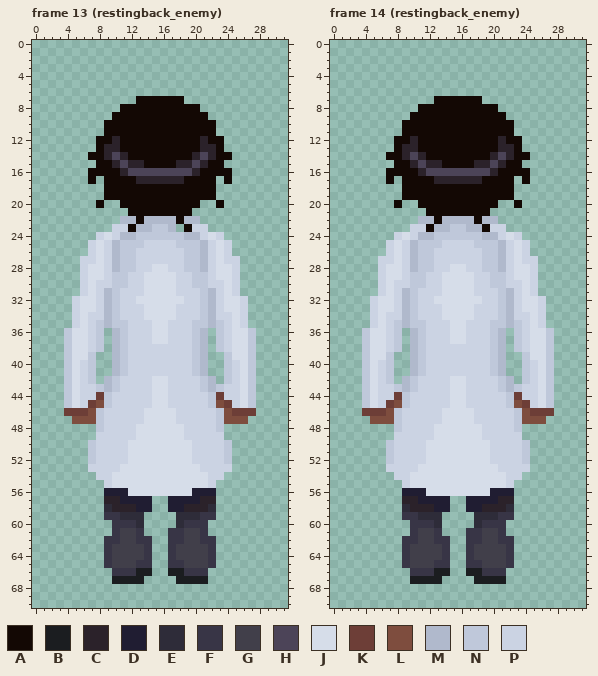
A pixel-art file gets an edit: Assets/Art/Sprites/Enemies/Enemy_Researcher_sprite.aseprite. The picture above is the old version.
32x71 pixels, 32 frames. Colours within 5 levels of each other are drawn and written as one. Shown: frame 13 (restingback_enemy), frame 14 (restingback_enemy). The commit also changed other frames, which this record leaves out.
Visible layers, top first: "frontarm", "frontleg", "Headnsholders", "backleg", "backarm".
Palette (. is transparent): A #130804  B #1b1d20  C #2b222a  D #201d32  E #2e2c39  F #383546  G #413f4a  H #4c4458  J #d6dde9  K #6d3e37  L #7e4d3e  M #b0b9cc  N #bfc8da  P #cbd3e3
Pixels before, frame 13 (restingback_enemy), first column x 4:
 7 .........AAAAAA.........
 8 .......AAAAAAAAAA.......
 9 ......AAAAAAAAAAAA......
10 .....AAAAAAAAAAAAAA.....
11 .....AAAAAAAAAAAAAA.....
12 ....AACAAAAAAAAAACAA....
13 ....ACCAAAAAAAAAACCA....
14 ...AACHCAAAAAAAACHCAA...
15 ....AACHCCAAAACCHCAA....
16 ...AAAACHHHHHHHHCAAAA...
17 ...A.AAAACCCCCCAAAA.A...
18 .....AAAAAAAAAAAAAA.....
19 .....AAAAAAAAAAAAAA.....
20 ....A..AAAAAAAAAA..A....
21 ........AAAAAAAA........
22 .......MMAMMMMAMM.......
23 ......PPAMMNNM.APP......
24 ....PJPMMNNNNNNMMPJP....
25 ...PJPMNNNPPPPNNNMPJP...
26 ...PJPMNNPPPPPPNNMPJP...
27 ..PPJPMNNPPPPPPNNMPJPP..
28 ..PJJPMNNPPJJPPNNMPJJP..
29 ..PJJPNNPPJJJJPPNNPJJP..
30 ..PJPPNNPPJJJJPPNNPPJP..
31 ..PJPMNPPPJJJJPPPNMPJP..
32 .PJJPMNPPJJJJJJPPNMPJJP.
33 .PJJPMNPPPJJJJPPPNMPJJP.
34 .PJPPMNPPPJJJJPPPNMPPJP.
35 .PJPNMNNPPPJJPPPNNMNPJP.
36 NJJPN.MNPPPJJPPPNM.NPJJN
37 NJJPN.MNPPPJJPPPNM.NPJJN
38 NJJPN.MNPPPPPPPPNM.NPJJN
39 NJJN..MNPPPPPPPPNM..NJJN
40 NJPN..MNPPPPPPPPNM..NPJN
41 NJPN..MNPPPPPPPPNM..NPJN
42 NJPN.MNPPPPJJPPPPNM.NPJN
43 NJPPNMNPPPPJJPPPPNMNPPJN
44 NJPPKNPPPPPJJPPPPPNKPPJN
45 NJPKLNPPPPPJJPPPPPNLKPJN
46 KKKLNPPPPPJJJJPPPPPNLKKK
47 .LLLNPPPPPJJJJPPPPPNLLL.
48 ....NPPPPJJJJJJPPPPN....
49 ....PPPPPJJJJJJPPPPP....
50 ...NPPPPJJJJJJJJPPPPN...
51 ...NPPPPJJJJJJJJPPPPN...
52 ...NPPPPJJJJJJJJPPPPN...
53 ...PPPPJJJJJJJJJJPPPP...
54 ....PPJJJJJJJJJJJJPP....
55 .....PJJJJJJJJJJJJP.....
56 .....DDDJJJJJJJJDDD.....
57 .....CCDDDD..DDDDCC.....
58 .....ECCCDD..DDCCCE.....
59 .....FFEEE....EEEFF.....
60 ......FFFE....EFFF......
61 ......FGGF...FFGGF......
62 .....FFGGFF..FFGGFF.....
63 .....FGGGGF..FGGGGF.....
64 .....FGGGGF..FGGGGF.....
65 .....FGGGFF..FFGGGF.....
66 ......FFFBB..BBFFF......
67 ......BBBB....BBBB......
Pixels before, frame 14 (restingback_enemy), first column x 4:
 7 .........AAAAAA.........
 8 .......AAAAAAAAAA.......
 9 ......AAAAAAAAAAAA......
10 .....AAAAAAAAAAAAAA.....
11 .....AAAAAAAAAAAAAA.....
12 ....AACAAAAAAAAAACAA....
13 ....ACCAAAAAAAAAACCA....
14 ...AACHCAAAAAAAACHCAA...
15 ....AACHCCAAAACCHCAA....
16 ...AAAACHHHHHHHHCAAAA...
17 ...A.AAAACCCCCCAAAA.A...
18 .....AAAAAAAAAAAAAA.....
19 .....AAAAAAAAAAAAAA.....
20 ....A..AAAAAAAAAA..A....
21 ........AAAAAAAA........
22 .......MMAMMMMAMM.......
23 ......PPAMMNNMMAPP......
24 ....PJPMMNNNNNNMMPJP....
25 ...PJPMNNNPPPPNNNMPJP...
26 ...PJPMNNPPPPPPNNMPJP...
27 ..PPJPMNNPPPPPPNNMPJPP..
28 ..PJJPMNNPPJJPPNNMPJJP..
29 ..PJJPNNPPJJJJPPNNPJJP..
30 ..PJPPNNPPJJJJPPNNPPJP..
31 ..PJPMNPPPJJJJPPPNMPJP..
32 .PJJPMNPPJJJJJJPPNMPJJP.
33 .PJJPMNPPPJJJJPPPNMPJJP.
34 .PJPPMNPPPJJJJPPPNMPPJP.
35 .PJPNMNNPPPJJPPPNNMNPJP.
36 NJJPN.MNPPPJJPPPNM.NPJJN
37 NJJPN.MNPPPJJPPPNM.NPJJN
38 NJJPN.MNPPPPPPPPNM.NPJJN
39 NJJN..MNPPPPPPPPNM..NJJN
40 NJPN..MNPPPPPPPPNM..NPJN
41 NJPN..MNPPPPPPPPNM..NPJN
42 NJPN.MNPPPPJJPPPPNM.NPJN
43 NJPPNMNPPPPJJPPPPNMNPPJN
44 NJPPKNPPPPPJJPPPPPNKPPJN
45 NJPKLNPPPPPJJPPPPPNLKPJN
46 KKKLNPPPPPJJJJPPPPPNLKKK
47 .LLLNPPPPPJJJJPPPPPNLLL.
48 ....NPPPPJJJJJJPPPPN....
49 ....PPPPPJJJJJJPPPPP....
50 ...NPPPPJJJJJJJJPPPPN...
51 ...NPPPPJJJJJJJJPPPPN...
52 ...NPPPPJJJJJJJJPPPPN...
53 ...PPPPJJJJJJJJJJPPPP...
54 ....PPJJJJJJJJJJJJPP....
55 .....PJJJJJJJJJJJJP.....
56 .....DDDJJJJJJJJDDD.....
57 .....CCDDDD..DDDDCC.....
58 .....ECCCDD..DDCCCE.....
59 .....FFEEE....EEEFF.....
60 ......FFFE....EFFF......
61 ......FGGF...FFGGF......
62 .....FFGGFF..FFGGFF.....
63 .....FGGGGF..FGGGGF.....
64 .....FGGGGF..FGGGGF.....
65 .....FGGGFF..FFGGGF.....
66 ......FFFBB..BBFFF......
67 ......BBBB....BBBB......
New version:
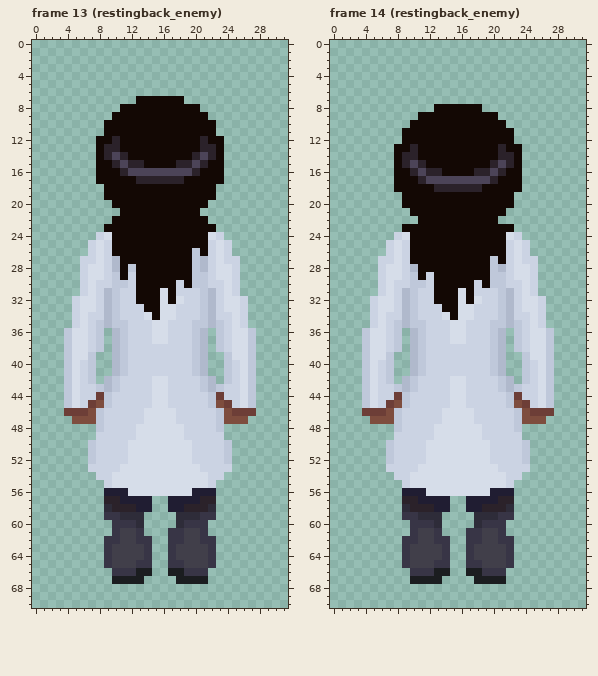
From old to new:
Frame 13 (restingback_enemy), layer "frontarm":
The edit adds colour A in row 17 at x 8 and 23; in row 20 at x 10 and 21; in row 21 at x 11 and 20; in row 22 at x 10 and 21; in row 23 at x 9, 18 and 22.
Colour J gives way to colour A in row 28 at x 15 to 16; in rows 29 to 30 at x 14 to 17; in row 31 at x 14 to 15 and 17; in row 32 at x 13 to 15 and 17; in row 33 at x 14 to 15; in row 34 at x 15.
Colour M gives way to colour A in row 22 at x 11 to 12, 14 to 17 and 19 to 20; in row 23 at x 13 to 14 and 17; in row 24 at x 11 to 12 and 19 to 20; in rows 25 to 26 at x 10 and 21.
Colour N gives way to colour A in row 23 at x 15 to 16; in row 24 at x 13 to 18; in row 25 at x 11 to 13 and 18 to 20; in rows 26 to 27 at x 11 to 12 and 19; in row 28 at x 11 and 19; in row 29 at x 11.
Colour P gives way to colour A in row 23 at x 10 to 11 and 20 to 21; in row 24 at x 10 and 21; in row 25 at x 14 to 17; in rows 26 to 27 at x 13 to 18; in row 28 at x 13 to 14 and 17 to 18; in row 29 at x 13 and 18 to 19.
Colour P gives way to colour A in row 30 at x 13 and 19; in row 31 at x 13.
Colour A is gone in row 14 at x 7 and 24; in rows 16 to 17 at x 7 and 24; in row 20 at x 8 and 23.
Frame 14 (restingback_enemy), layer "frontarm":
The edit adds colour A in rows 17 to 18 at x 8 and 23; in row 20 at x 9 to 10 and 21 to 22; in row 21 at x 10 to 11 and 20 to 21; in row 23 at x 9 and 22.
Colour C gives way to colour A in row 12 at x 10 and 21; in row 13 at x 9 and 22; in row 14 at x 11 and 20; in row 15 at x 12 to 13 and 18 to 19.
Colour H gives way to colour A in row 16 at x 14 to 17.
Colour J gives way to colour A in row 28 at x 15 to 16; in rows 29 to 30 at x 14 to 17; in row 31 at x 14 to 15 and 17; in row 32 at x 13 to 15 and 17; in row 33 at x 14 to 15; in row 34 at x 15.
Colour M gives way to colour A in row 22 at x 11 to 12, 14 to 17 and 19 to 20; in row 23 at x 13 to 14 and 17 to 18; in row 24 at x 11 to 12 and 19 to 20; in rows 25 to 27 at x 10 and 21.
Colour N gives way to colour A in row 23 at x 15 to 16; in row 24 at x 13 to 18; in row 25 at x 11 to 13 and 18 to 20; in row 26 at x 11 to 12 and 19 to 20; in rows 27 to 28 at x 11 to 12 and 19; in row 29 at x 11.
Colour P gives way to colour A in row 23 at x 10 to 11 and 20 to 21; in row 24 at x 10 and 21; in row 25 at x 14 to 17; in rows 26 to 27 at x 13 to 18; in row 28 at x 13 to 14 and 17 to 18; in row 29 at x 13 and 18 to 19.
Colour P gives way to colour A in row 30 at x 13 and 19; in row 31 at x 13.
Colour A gives way to colour C in row 15 at x 9 and 22; in row 16 at x 10 and 21; in row 17 at x 11 and 20; in row 18 at x 13 to 18.
Colour H gives way to colour C in row 14 at x 10 and 21; in row 15 at x 11 and 20; in row 16 at x 12 to 13 and 18 to 19.
Colour A gives way to colour H in row 17 at x 12 and 19.
Colour C gives way to colour H in row 15 at x 10 and 21; in row 16 at x 11 and 20; in row 17 at x 13 to 18.
Colour A is gone in row 7 at x 13 to 18; in row 8 at x 11 to 12 and 19 to 20; in row 9 at x 10 and 21; in row 10 at x 9 and 22; in row 12 at x 8 and 23; in row 14 at x 7 and 24.
Colour A is gone in rows 16 to 17 at x 7 and 24; in row 20 at x 8 and 23.
Changed places in both pictures, as pixel boxes (x1, y1, x2, y2):
changed: (88, 152, 232, 320)
changed: (386, 96, 530, 320)
